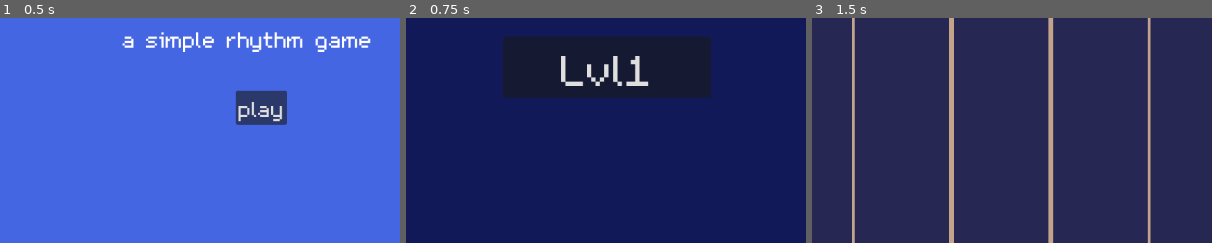
Above: before the commit, frames 1-3 (left to right).
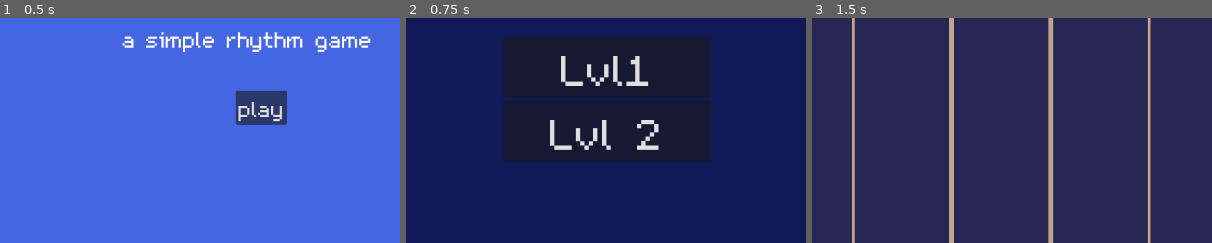
Above: after the commit, the same moments.

Repository: chengrace/rhythm-game
Game: Godot game, scene res://Scene/main_menu.tscn
The game is run twice, just before and just after one commit, with the same random seed, the same clock (stepped at 60 frames per second) and the same inputs. Sound files missing from this copy of the repository are replaced by a short silence.
Inputs:
- Up to frame 1 (0.5 s): no input
- Up to frame 2 (0.75 s): click "play" at 0.5 s
- Up to frame 3 (1.5 s): click "Lvl1" at 1.25 s
The pictures show only the part of the screen within x 25-75%, y 25-75%; the shares and areas given below are measured in that part.

Frame 1 is identical in both runs. In frame 2, 14% of the frame differs, in the area x 24-77%, y 36-64%; in frame 3, nothing differs.

Commit message:
adding fun animations to new jeans level 2

Diff:
--- a/Scene/level_one.tscn
+++ b/Scene/level_one.tscn
@@ -168,6 +168,7 @@
 
 [node name="Success" type="CanvasLayer" parent="."]
 process_mode = 2
+visible = false
 script = ExtResource("12_3w6iw")
 
 [node name="ColorRect" type="ColorRect" parent="Success"]
@@ -225,5 +226,4 @@
 "": SubResource("AnimationLibrary_b6yt1")
 }
 
-[connection signal="visibility_changed" from="Success" to="Success" method="_on_visibility_changed"]
 [connection signal="pressed" from="Success/Button" to="Success" method="_on_button_pressed"]
--- a/Scene/level_two.tscn
+++ b/Scene/level_two.tscn
@@ -14,6 +14,12 @@
 [ext_resource type="Script" path="res://Script/Success.gd" id="12_3w6iw"]
 [ext_resource type="AudioStream" uid="uid://cnvmti57gfejb" path="res://Songs/NewJeans 'How Sweet' Lyrics (뉴진스 How Sweet 가사) (Color Coded Lyrics).mp3" id="12_byvbg"]
 [ext_resource type="FontFile" uid="uid://degt7cnpjuxpo" path="res://Fonts/Salmon Typewriter 9 Regular.ttf" id="13_0ig7q"]
+[ext_resource type="Texture2D" uid="uid://cctrngbbegtp1" path="res://Assets/nj/static-assets-upload12928972179934070556.webp" id="15_m73o4"]
+[ext_resource type="Texture2D" uid="uid://cx5tyuugc8co4" path="res://Assets/nj/static-assets-upload12981402197799725477.webp" id="16_1u5vj"]
+[ext_resource type="Texture2D" uid="uid://x7r0rqhy6jve" path="res://Assets/nj/static-assets-upload13734985415645353858.webp" id="17_3f45j"]
+[ext_resource type="Texture2D" uid="uid://diqomeo5y6u1f" path="res://Assets/nj/static-assets-upload14558889121241066519.webp" id="18_atjhj"]
+[ext_resource type="Texture2D" uid="uid://1porq2rikn" path="res://Assets/nj/static-assets-upload18200193509792552775.webp" id="19_g1ct4"]
+[ext_resource type="Texture2D" uid="uid://i686ko541p7f" path="res://Assets/nj/0.webp" id="20_fv4dy"]
 
 [sub_resource type="AtlasTexture" id="AtlasTexture_fnfy3"]
 atlas = ExtResource("3_b21ge")
@@ -89,10 +95,204 @@
 "update": 0,
 "values": [Color(1, 1, 1, 1)]
 }
+tracks/1/type = "value"
+tracks/1/imported = false
+tracks/1/enabled = true
+tracks/1/path = NodePath("AnimationPlayer/hyein:position")
+tracks/1/interp = 1
+tracks/1/loop_wrap = true
+tracks/1/keys = {
+"times": PackedFloat32Array(0),
+"transitions": PackedFloat32Array(1),
+"update": 0,
+"values": [Vector2(-451, -48)]
+}
+tracks/2/type = "value"
+tracks/2/imported = false
+tracks/2/enabled = true
+tracks/2/path = NodePath("AnimationPlayer/minji:position")
+tracks/2/interp = 1
+tracks/2/loop_wrap = true
+tracks/2/keys = {
+"times": PackedFloat32Array(0),
+"transitions": PackedFloat32Array(1),
+"update": 0,
+"values": [Vector2(177, 1004)]
+}
+tracks/3/type = "value"
+tracks/3/imported = false
+tracks/3/enabled = true
+tracks/3/path = NodePath("AnimationPlayer/haerin:position")
+tracks/3/interp = 1
+tracks/3/loop_wrap = true
+tracks/3/keys = {
+"times": PackedFloat32Array(0),
+"transitions": PackedFloat32Array(1),
+"update": 0,
+"values": [Vector2(2707, -552)]
+}
+tracks/4/type = "value"
+tracks/4/imported = false
+tracks/4/enabled = true
+tracks/4/path = NodePath("AnimationPlayer/hanni:position")
+tracks/4/interp = 1
+tracks/4/loop_wrap = true
+tracks/4/keys = {
+"times": PackedFloat32Array(0),
+"transitions": PackedFloat32Array(1),
+"update": 0,
+"values": [Vector2(-493, 478)]
+}
+tracks/5/type = "value"
+tracks/5/imported = false
+tracks/5/enabled = true
+tracks/5/path = NodePath("AnimationPlayer/danielle:position")
+tracks/5/interp = 1
+tracks/5/loop_wrap = true
+tracks/5/keys = {
+"times": PackedFloat32Array(0),
+"transitions": PackedFloat32Array(1),
+"update": 0,
+"values": [Vector2(1062, 999)]
+}
+tracks/6/type = "value"
+tracks/6/imported = false
+tracks/6/enabled = true
+tracks/6/path = NodePath("AnimationPlayer/group:position")
+tracks/6/interp = 1
+tracks/6/loop_wrap = true
+tracks/6/keys = {
+"times": PackedFloat32Array(0),
+"transitions": PackedFloat32Array(1),
+"update": 0,
+"values": [Vector2(748, -569)]
+}
+
+[sub_resource type="Animation" id="Animation_8vyvb"]
+resource_name = "fly"
+length = 20.0
+tracks/0/type = "value"
+tracks/0/imported = false
+tracks/0/enabled = true
+tracks/0/path = NodePath("AnimationPlayer/hyein:position")
+tracks/0/interp = 1
+tracks/0/loop_wrap = true
+tracks/0/keys = {
+"times": PackedFloat32Array(0, 5.5),
+"transitions": PackedFloat32Array(1, 1),
+"update": 0,
+"values": [Vector2(-451, -48), Vector2(1335, 764)]
+}
+tracks/1/type = "value"
+tracks/1/imported = false
+tracks/1/enabled = true
+tracks/1/path = NodePath("AnimationPlayer/hanni:position")
+tracks/1/interp = 1
+tracks/1/loop_wrap = true
+tracks/1/keys = {
+"times": PackedFloat32Array(4.2, 9.5),
+"transitions": PackedFloat32Array(1, 1),
+"update": 0,
+"values": [Vector2(-493, 478), Vector2(1806, -303)]
+}
+tracks/2/type = "value"
+tracks/2/imported = false
+tracks/2/enabled = true
+tracks/2/path = NodePath("AnimationPlayer/minji:position")
+tracks/2/interp = 1
+tracks/2/loop_wrap = true
+tracks/2/keys = {
+"times": PackedFloat32Array(6.3, 12.8),
+"transitions": PackedFloat32Array(1, 1),
+"update": 0,
+"values": [Vector2(177, 1004), Vector2(340, -191)]
+}
+tracks/3/type = "value"
+tracks/3/imported = false
+tracks/3/enabled = true
+tracks/3/path = NodePath("AnimationPlayer/danielle:position")
+tracks/3/interp = 1
+tracks/3/loop_wrap = true
+tracks/3/keys = {
+"times": PackedFloat32Array(8, 14.1),
+"transitions": PackedFloat32Array(1, 1),
+"update": 0,
+"values": [Vector2(1062, 999), Vector2(-182, -131)]
+}
+tracks/4/type = "value"
+tracks/4/imported = false
+tracks/4/enabled = true
+tracks/4/path = NodePath("AnimationPlayer/haerin:position")
+tracks/4/interp = 1
+tracks/4/loop_wrap = true
+tracks/4/keys = {
+"times": PackedFloat32Array(9, 19.5),
+"transitions": PackedFloat32Array(1, 1),
+"update": 0,
+"values": [Vector2(2707, -552), Vector2(-58, 958)]
+}
+
+[sub_resource type="Animation" id="Animation_5tqek"]
+resource_name = "group_circle"
+length = 10.0
+tracks/0/type = "value"
+tracks/0/imported = false
+tracks/0/enabled = true
+tracks/0/path = NodePath("AnimationPlayer/group:position")
+tracks/0/interp = 1
+tracks/0/loop_wrap = true
+tracks/0/keys = {
+"times": PackedFloat32Array(0, 9.9),
+"transitions": PackedFloat32Array(1, 1),
+"update": 0,
+"values": [Vector2(748, -569), Vector2(490, 1574)]
+}
+tracks/1/type = "value"
+tracks/1/imported = false
+tracks/1/enabled = true
+tracks/1/path = NodePath("AnimationPlayer/group:rotation")
+tracks/1/interp = 1
+tracks/1/loop_wrap = true
+tracks/1/keys = {
+"times": PackedFloat32Array(0, 9.8),
+"transitions": PackedFloat32Array(1, 1),
+"update": 0,
+"values": [0.0, -4.69843]
+}
+
+[sub_resource type="Animation" id="Animation_gi2lj"]
+length = 0.001
+tracks/0/type = "value"
+tracks/0/imported = false
+tracks/0/enabled = true
+tracks/0/path = NodePath("AnimationPlayer/group:position")
+tracks/0/interp = 1
+tracks/0/loop_wrap = true
+tracks/0/keys = {
+"times": PackedFloat32Array(0),
+"transitions": PackedFloat32Array(1),
+"update": 0,
+"values": [Vector2(748, -569)]
+}
+tracks/1/type = "value"
+tracks/1/imported = false
+tracks/1/enabled = true
+tracks/1/path = NodePath("AnimationPlayer/group:rotation")
+tracks/1/interp = 1
+tracks/1/loop_wrap = true
+tracks/1/keys = {
+"times": PackedFloat32Array(0),
+"transitions": PackedFloat32Array(1),
+"update": 0,
+"values": [0.0]
+}
 
 [sub_resource type="AnimationLibrary" id="AnimationLibrary_b6yt1"]
 _data = {
+"RESET": SubResource("Animation_gi2lj"),
 "color_show": SubResource("Animation_spwcy"),
+"fly": SubResource("Animation_8vyvb"),
+"group_circle": SubResource("Animation_5tqek"),
 "reset": SubResource("Animation_vuwlm")
 }
 
@@ -111,6 +311,7 @@
 color = Color(0.94902, 0.717647, 0.717647, 1)
 
 [node name="ArrowLeft" parent="." instance=ExtResource("2_cd6b1")]
+modulate = Color(0.956863, 0.560784, 0.976471, 1)
 position = Vector2(324, 370)
 scale = Vector2(1.5, 1.5)
 sprite_frames = SubResource("SpriteFrames_d3ads")
@@ -119,6 +320,7 @@
 input = "left"
 
 [node name="ArrowUp" parent="." instance=ExtResource("2_cd6b1")]
+modulate = Color(0.956863, 0.560784, 0.976471, 1)
 position = Vector2(394, 370)
 scale = Vector2(1.5, 1.5)
 frame = 0
@@ -126,6 +328,7 @@
 input = "up"
 
 [node name="ArrowRight" parent="." instance=ExtResource("2_cd6b1")]
+modulate = Color(0.956863, 0.560784, 0.976471, 1)
 position = Vector2(468, 369.822)
 scale = Vector2(1.5, 1.5)
 sprite_frames = SubResource("SpriteFrames_7v8ss")
@@ -134,6 +337,7 @@
 input = "right"
 
 [node name="Road" type="Sprite2D" parent="."]
+modulate = Color(0.411765, 0.623529, 0.854902, 1)
 position = Vector2(394.435, 241.312)
 scale = Vector2(1.81503, 1.75892)
 texture = ExtResource("7_krgi3")
@@ -230,5 +434,35 @@
 "": SubResource("AnimationLibrary_b6yt1")
 }
 
+[node name="hyein" type="Sprite2D" parent="AnimationPlayer"]
+position = Vector2(-451, -48)
+scale = Vector2(0.25, 0.25)
+texture = ExtResource("15_m73o4")
+
+[node name="minji" type="Sprite2D" parent="AnimationPlayer"]
+position = Vector2(177, 1004)
+scale = Vector2(0.25, 0.267)
+texture = ExtResource("16_1u5vj")
+
+[node name="haerin" type="Sprite2D" parent="AnimationPlayer"]
+position = Vector2(2707, -552)
+scale = Vector2(0.25, 0.25)
+texture = ExtResource("17_3f45j")
+
+[node name="hanni" type="Sprite2D" parent="AnimationPlayer"]
+position = Vector2(-493, 478)
+scale = Vector2(0.5, 0.5)
+texture = ExtResource("18_atjhj")
+
+[node name="danielle" type="Sprite2D" parent="AnimationPlayer"]
+position = Vector2(1062, 999)
+scale = Vector2(0.25, 0.25)
+texture = ExtResource("19_g1ct4")
+
+[node name="group" type="Sprite2D" parent="AnimationPlayer"]
+position = Vector2(748, -569)
+scale = Vector2(1.972, 2.101)
+texture = ExtResource("20_fv4dy")
+
 [connection signal="visibility_changed" from="Success" to="Success" method="_on_visibility_changed"]
 [connection signal="pressed" from="Success/Button" to="Success" method="_on_button_pressed"]
--- a/Scene/levels_menu.tscn
+++ b/Scene/levels_menu.tscn
@@ -277,7 +277,6 @@
 text = "Lvl1"
 
 [node name="MarginContainer2" type="MarginContainer" parent="CanvasLayer/GridContainer"]
-visible = false
 layout_mode = 2
 
 [node name="Lvl2" type="Button" parent="CanvasLayer/GridContainer/MarginContainer2"]
--- a/Script/Success.gd
+++ b/Script/Success.gd
@@ -1,10 +1,7 @@
-## rhythm/success.gd
+## success.gd
 
 extends CanvasLayer
 
 func _on_button_pressed():
 	get_tree().paused = false
 	get_tree().change_scene_to_file("res://Scene/levels_menu.tscn")
-
-func _on_visibility_changed():
-	$Button.grab_focus()
--- a/Script/conductor.gd
+++ b/Script/conductor.gd
@@ -58,7 +58,7 @@
 	measure_position = beat % measures
 
 func _on_start_timer_timeout():
-	print("counting into song")
+	#print("counting into song")
 	song_position_in_beats += 1
 	if song_position_in_beats < beats_before_start - 1:
 		$StartTimer.start()
--- a/Script/level_one.gd
+++ b/Script/level_one.gd
@@ -3,6 +3,8 @@
 extends Node2D
 
 var note = load("res://Scene/note.tscn")
+var rng = RandomNumberGenerator.new()
+var current_seed
 
 @export var bpm = 125
 var score = 0
@@ -31,13 +33,20 @@
 
 
 func _ready():
-	randomize()
+	#randomize()
+	custom_randomize()
+	#print(current_seed)
 	$Success.visible = false
 	$Conductor.play_with_beat_offset(7)
-	#$Conductor.play_from_beat(1060,5)
+	#$Conductor.play_from_beat(112*2,8)
 	$Conductor.measure.connect(_on_Conductor_measure)
 	$Conductor.beat.connect(_on_Conductor_beat)
-	print("starting")
+	#print("starting")
+
+func custom_randomize():
+	current_seed = int(Time.get_ticks_msec() % int(1e9))
+	rng.seed = current_seed
+	#446,458, 465
 
 func _input(event):
 	if event.is_action("escape"):
@@ -63,15 +72,15 @@
 		spawn_4_beat = 0
 	if song_position_in_beats > 20*2:
 		spawn_1_beat = 1
-		spawn_2_beat = 1
-		spawn_3_beat = 1
-		spawn_4_beat = 0
-	if song_position_in_beats > 50*2:
-		spawn_1_beat = 2
-		spawn_2_beat = 0
-		spawn_3_beat = 0
-		spawn_4_beat = 1
-	if song_position_in_beats > 98*2:
+		spawn_2_beat = 0
+		spawn_3_beat = 0
+		spawn_4_beat = 1
+	if song_position_in_beats > 52*2:
+		spawn_1_beat = 1
+		spawn_2_beat = 1
+		spawn_3_beat = 0
+		spawn_4_beat = 1
+	if song_position_in_beats > 94*2:
 		spawn_1_beat = 2
 		spawn_2_beat = 0
 		spawn_3_beat = 1
@@ -82,31 +91,31 @@
 		spawn_2_beat = 2
 		spawn_3_beat = 1
 		spawn_4_beat = 1
-	if song_position_in_beats > 126*2:
-		spawn_1_beat = 1
-		spawn_2_beat = 2
-		spawn_3_beat = 1
-		spawn_4_beat = 2
-	if song_position_in_beats > 132*2:
-		spawn_1_beat = 3
-		spawn_2_beat = 2
-		spawn_3_beat = 3
-		spawn_4_beat = 3
+	if song_position_in_beats > 128*2:
+		spawn_1_beat = 1
+		spawn_2_beat = 1
+		spawn_3_beat = 1
+		spawn_4_beat = 1
+	if song_position_in_beats > 140*2:
+		spawn_1_beat = 3
+		spawn_2_beat = 1
+		spawn_3_beat = 1
+		spawn_4_beat = 2
 	if song_position_in_beats > 162*2:
 		spawn_1_beat = 2
-		spawn_2_beat = 2
+		spawn_2_beat = 1
 		spawn_3_beat = 1
 		spawn_4_beat = 2
 	if song_position_in_beats > 180*2:
 		$AnimationPlayer.play("reset")
 		spawn_1_beat = 1
 		spawn_2_beat = 0
-		spawn_3_beat = 2
+		spawn_3_beat = 1
 		spawn_4_beat = 0
 	if song_position_in_beats > 195*2:
 		spawn_1_beat = 1
 		spawn_2_beat = 0
-		spawn_3_beat = 2
+		spawn_3_beat = 0
 		spawn_4_beat = 1
 	if song_position_in_beats > 228*2:
 		spawn_1_beat = 1
--- a/Script/level_two.gd
+++ b/Script/level_two.gd
@@ -19,9 +19,9 @@
 var last_spawned_beat = 0
 var sec_per_beat = 60.0 / bpm
 
-var spawn_1_beat = 0
+var spawn_1_beat = 1
 var spawn_2_beat = 0
-var spawn_3_beat = 1
+var spawn_3_beat = 0
 var spawn_4_beat = 0
 
 var lane = 0
@@ -33,8 +33,8 @@
 func _ready():
 	randomize()
 	$Success.visible = false
-	#$Conductor.play_with_beat_offset(7)
-	$Conductor.play_from_beat(1060,5)
+	$Conductor.play_with_beat_offset(7)
+	#$Conductor.play_from_beat(1060,5)
 	$Conductor.measure.connect(_on_Conductor_measure)
 	$Conductor.beat.connect(_on_Conductor_beat)
 	print("starting")
@@ -56,25 +56,30 @@
 		_spawn_notes(spawn_4_beat)
 
 func _on_Conductor_beat(position):
-	$Beat.text = str(position)
+	$Beat.text = str(position/2)
 	song_position_in_beats = position
-	if song_position_in_beats > 20*2:
+	if song_position_in_beats > 22*2:
 		spawn_1_beat = 1
 		spawn_2_beat = 0
 		spawn_3_beat = 0
 		spawn_4_beat = 1
 	if song_position_in_beats > 50*2:
+		spawn_1_beat = 1
+		spawn_2_beat = 0
+		spawn_3_beat = 1
+		spawn_4_beat = 0
+	if song_position_in_beats > 80*2:
 		spawn_1_beat = 2
 		spawn_2_beat = 0
 		spawn_3_beat = 0
 		spawn_4_beat = 1
-	if song_position_in_beats > 98*2:
+	if song_position_in_beats > 100*2:
+		$animationPlayer.play("fly")
 		spawn_1_beat = 2
-		spawn_2_beat = 0
-		spawn_3_beat = 1
-		spawn_4_beat = 0
+		spawn_2_beat = 2
+		spawn_3_beat = 1
+		spawn_4_beat = 2
 	if song_position_in_beats > 112*2:
-		$AnimationPlayer.play("color_show")
 		spawn_1_beat = 3
 		spawn_2_beat = 2
 		spawn_3_beat = 1
@@ -95,7 +100,6 @@
 		spawn_3_beat = 1
 		spawn_4_beat = 2
 	if song_position_in_beats > 180*2:
-		$AnimationPlayer.play("reset")
 		spawn_1_beat = 1
 		spawn_2_beat = 0
 		spawn_3_beat = 2
@@ -121,13 +125,12 @@
 		spawn_3_beat = 1
 		spawn_4_beat = 2
 	if song_position_in_beats > 300*2:
-		$AnimationPlayer.play("color_show")
 		spawn_1_beat = 1
 		spawn_2_beat = 3
 		spawn_3_beat = 2
 		spawn_4_beat = 3
 	if song_position_in_beats > 336*2:
-		$AnimationPlayer.play("reset")
+		$animationPlayer.play("group_circle")
 		spawn_1_beat = 1
 		spawn_2_beat = 0
 		spawn_3_beat = 1
@@ -138,6 +141,7 @@
 		spawn_3_beat = 1
 		spawn_4_beat = 1
 	if song_position_in_beats > 420*2:
+		$animationPlayer.play("fly")
 		spawn_1_beat = 3
 		spawn_2_beat = 2
 		spawn_3_beat = 2
@@ -172,6 +176,7 @@
 	if to_spawn > 0:
 		lane = randi() % 3
 		instance = note.instantiate()
+		instance.change_color("ff4cd4")
 		instance.initialize(lane)
 		add_child(instance)
 	#if spawning 2 notes
@@ -180,6 +185,7 @@
 			rand = randi() % 3
 		lane = rand
 		instance = note.instantiate()
+		instance.change_color(Color.YELLOW_GREEN)
 		instance.initialize(lane)
 		add_child(instance)
 
--- a/Script/note.gd
+++ b/Script/note.gd
@@ -60,3 +60,6 @@
 
 func _on_death_timer_timeout():
 	queue_free()
+
+func change_color(color):
+	$AnimatedSprite2D.modulate = color
Binary file added: Assets/nj/0.webp
Not shown, added: Assets/nj/0.webp.import
Not shown, added: Assets/nj/5bbfff66dfd7ee349dd47d51fbe7895b.jpg.import
Binary file added: Assets/nj/static-assets-upload12928972179934070556.webp
Not shown, added: Assets/nj/static-assets-upload12928972179934070556.webp.import
Binary file added: Assets/nj/static-assets-upload12981402197799725477.webp
Not shown, added: Assets/nj/static-assets-upload12981402197799725477.webp.import
Binary file added: Assets/nj/static-assets-upload13734985415645353858.webp
Not shown, added: Assets/nj/static-assets-upload13734985415645353858.webp.import
Binary file added: Assets/nj/static-assets-upload14558889121241066519.webp
Not shown, added: Assets/nj/static-assets-upload14558889121241066519.webp.import
Binary file added: Assets/nj/static-assets-upload18200193509792552775.webp
(and 4 more such lines)
